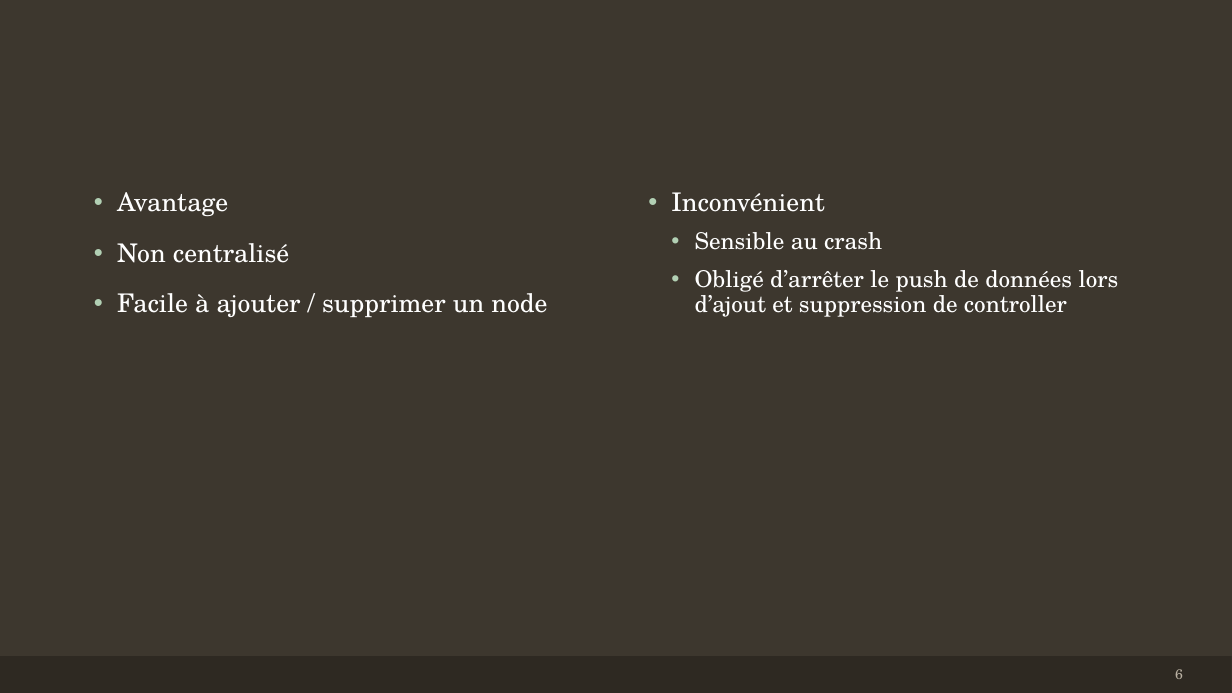
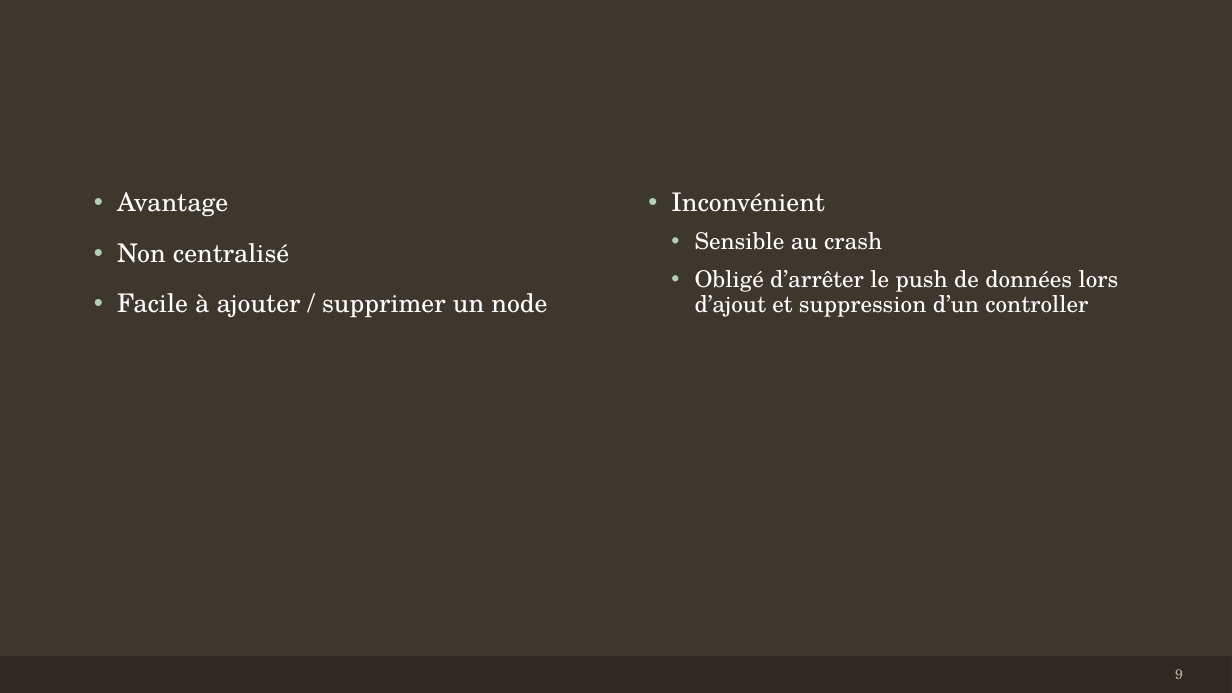
Before and after one commit to Loski/SunRisen, a slide deck: slide 9 of ALASCACA.pptx (slide 6 before the commit). Drawn at 1232x693 pixels with LibreOffice and Linux fonts; fonts in the diff are those of the drawing. Boxes give left, top, right and bottom in pixels: in the first picture for what was removed or moved away, otherwise in the second. Text is boxed around its words. In the diff, an @@ line names an element or a change of style, - is before the commit and + after.

```diff
--- a/ALASCACA.pptx
+++ b/ALASCACA.pptx
@@ text at <box>695,270,1119,317</box>: text changed @@
-  • Obligé d’arrêter le push de données lors d’ajout et suppression de controller
+  • Obligé d’arrêter le push de données lors d’ajout et suppression d’un controller
@@ page number at <box>1175,669,1183,679</box>: text changed @@
-6
+9
```
Also in this commit, not shown: 1 other slide changed, 3 slides added, 9 other files.
